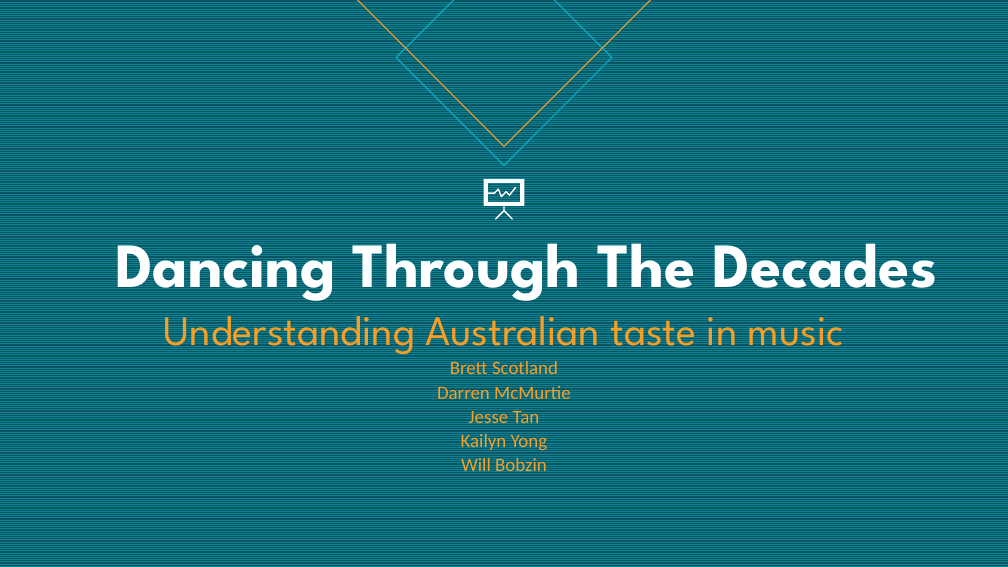
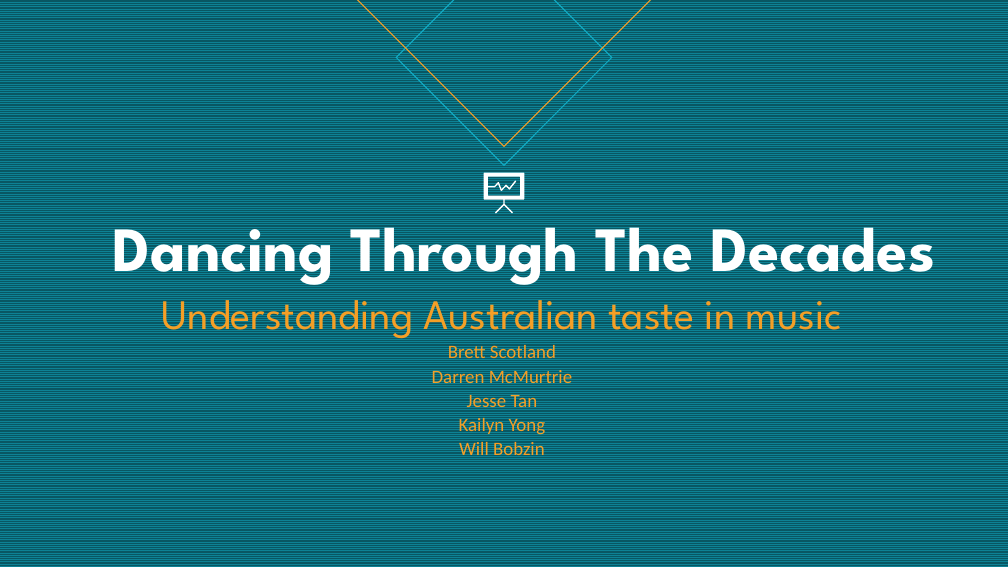
Before and after one commit to relaernu/project_1, a slide deck: slide 1 of Dancing Through The Decades - Final Draft.pptx. Drawn at 1008x567 pixels with LibreOffice and Linux fonts; fonts in the diff are those of the drawing. Boxes give left, top, right and bottom in pixels: in the first picture for what was removed or moved away, otherwise in the second. Text is boxed around its words. In the diff, an @@ line names an element or a change of style, - is before the commit and + after.

```diff
--- a/Dancing Through The Decades - Final Draft.pptx
+++ b/Dancing Through The Decades - Final Draft.pptx
@@ freeform shape: place and size @@
-freeform shape at (484, 179, 525, 220)
+freeform shape at (484, 172, 525, 213)
@@ title at (113, 208, 935, 461): text changed @@
-Dancing Through The Decades
-Understanding Australian taste in music
-Brett Scotland
-Darren McMurtie
-Jesse Tan
-Kailyn Yong
-Will Bobzin
+Dancing Through The Decades
+Understanding Australian taste in music
+Brett Scotland
+Darren McMurtrie
+Jesse Tan
+Kailyn Yong
+Will Bobzin
@@ freeform shape: place and size @@
-freeform shape at (488, 187, 516, 197)
+freeform shape at (488, 181, 516, 191)
```
Also in this commit, not shown: 5 other slides changed, 1 slide added.
